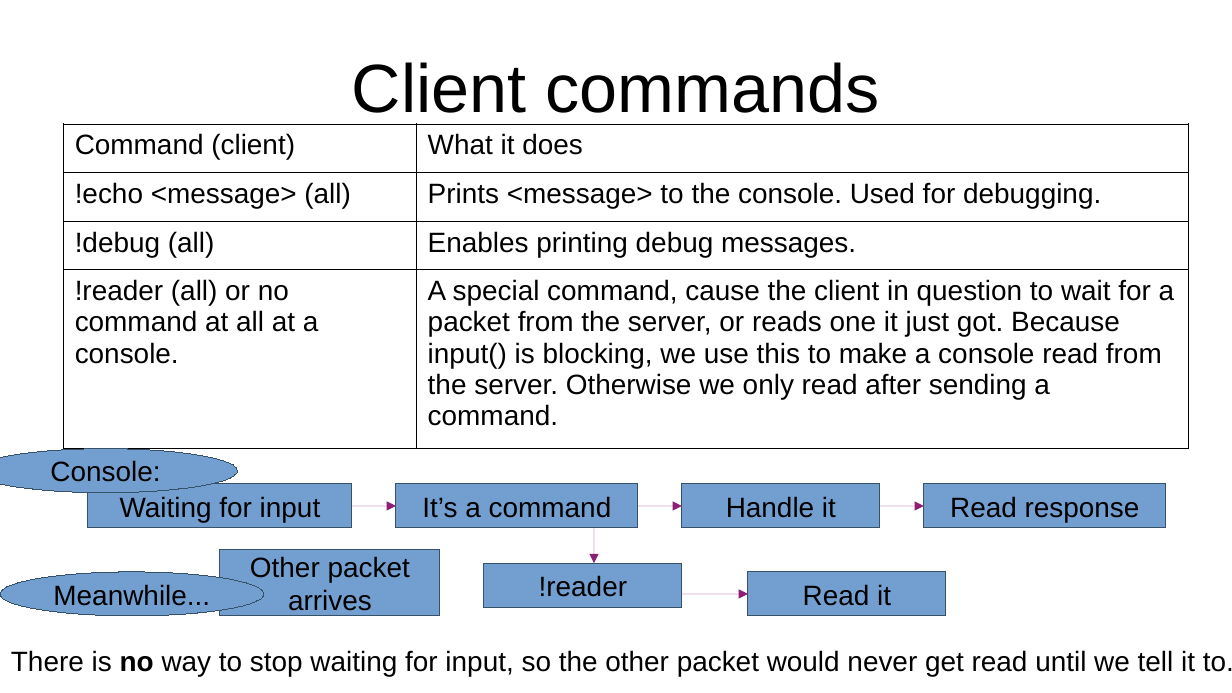
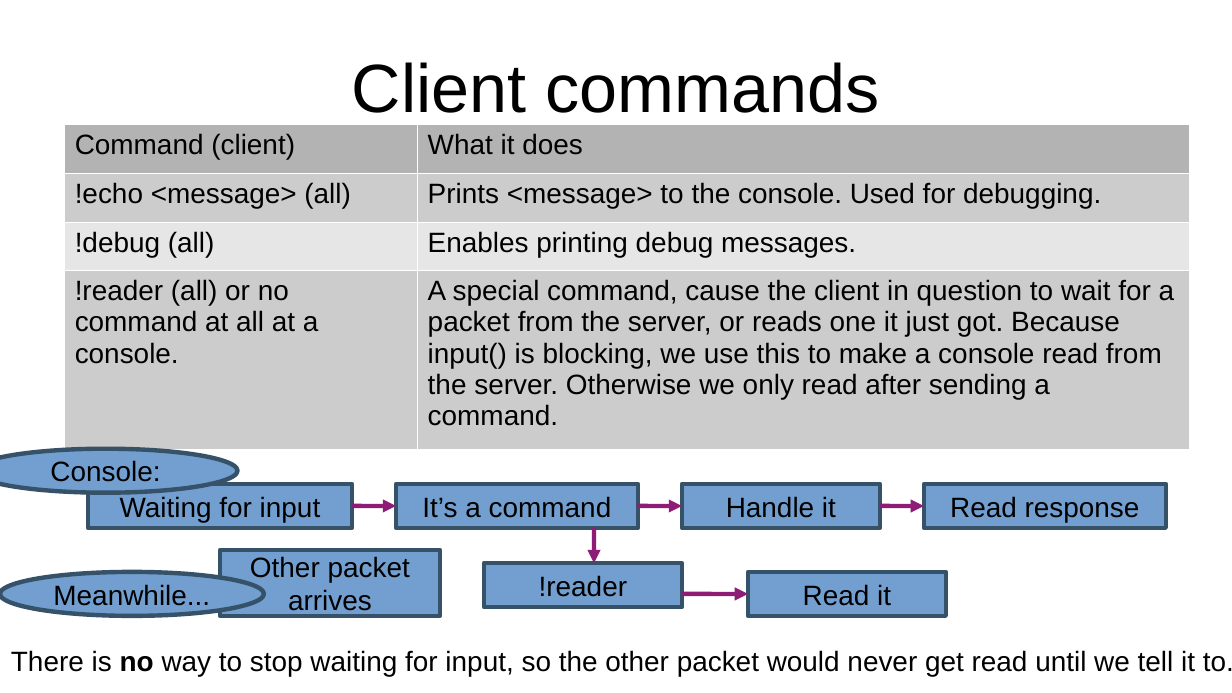
Before and after one commit to seventeenmagpie/skope-mrshim, a slide deck: slide 33 of shimmer/docs/user_guide_with_images.odp. Drawn at 1232x693 pixels with LibreOffice and Linux fonts; fonts in the diff are those of the drawing. Boxes give left, top, right and bottom in pixels: in the first picture for what was removed or moved away, otherwise in the second. Text is boxed around its words. In the diff, an @@ line names an element or a change of style, - is before the commit and + after.

```diff
--- a/shimmer/docs/user_guide_with_images.odp
+++ b/shimmer/docs/user_guide_with_images.odp
@@ table at <box>64,124,1190,438</box> @@
@@ fill none to #B3B3B3 in row 1 @@
@@ fill none to #CCCCCC in 4 cells @@
@@ fill none to #E6E6E6 in row 3 @@
@@ borders changed @@
@@ outline #355269 0 pt to #355269 2.83 pt in 9 elements at <box>88,484,352,528</box>, <box>396,484,638,528</box>, <box>682,484,880,528</box>, <box>925,484,1167,528</box>, <box>220,550,440,616</box>, <box>484,563,682,607</box>, <box>748,572,946,616</box>, <box>0,572,264,616</box>, <box>0,449,237,493</box> @@
@@ arrow (352, 506) - (396, 506): stroke #8D1D75 0 pt to #8D1D75 2.83 pt @@
@@ arrow (638, 506) - (682, 506): stroke #8D1D75 0 pt to #8D1D75 2.83 pt @@
@@ arrow (880, 506) - (925, 506): stroke #8D1D75 0 pt to #8D1D75 2.83 pt @@
@@ arrow (594, 528) - (594, 563): stroke #8D1D75 0 pt to #8D1D75 2.83 pt @@
@@ arrow (682, 594) - (748, 594): stroke #8D1D75 0 pt to #8D1D75 2.83 pt @@
```
Also in this commit, not shown: 12 other slides changed, 4 slides added, 19 other files.
